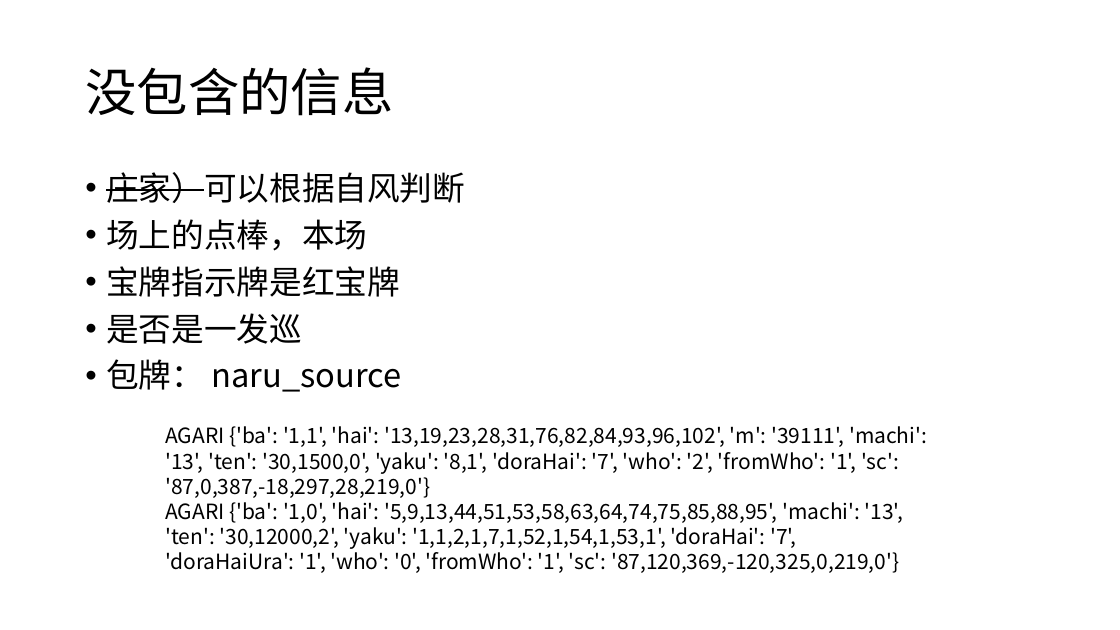
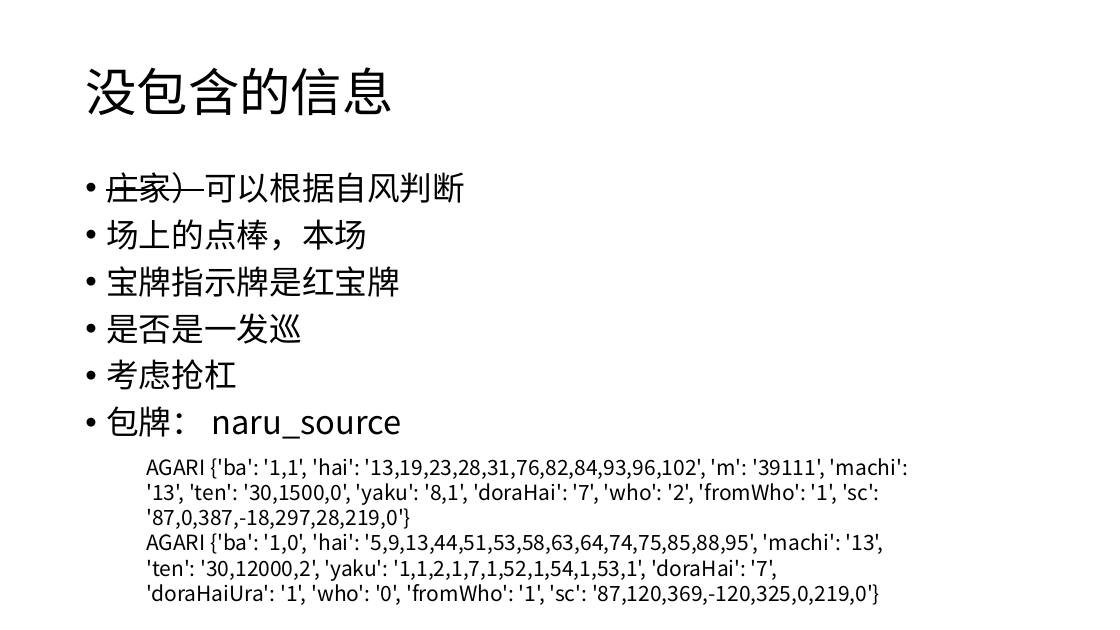
Before and after one commit to zyr17/mahjong, a slide deck: slide 6 of AI/FrostVer3.pptx. Drawn at 1120x630 pixels with LibreOffice and Linux fonts; fonts in the diff are those of the drawing. Boxes give left, top, right and bottom in pixels: in the first picture for what was removed or moved away, otherwise in the second. Text is boxed around its words. In the diff, an @@ line names an element or a change of style, - is before the commit and + after.

```diff
--- a/AI/FrostVer3.pptx
+++ b/AI/FrostVer3.pptx
@@ text at [106, 359, 237, 390]: paragraph added @@
+• 考虑抢杠
@@ text "AGARI {'ba': '1,1', 'hai': '13,19,23,28,31,76,82,84,93,96,10 ...": place and size @@
-text "AGARI {'ba': '1,1', 'hai': '13,19,23,28,31,76,82,84,93,96,10 ..." at [165, 426, 927, 573]
+text "AGARI {'ba': '1,1', 'hai': '13,19,23,28,31,76,82,84,93,96,10 ..." at [146, 458, 908, 605]
```
Also in this commit, not shown: 3 other slides changed, 2 slides added, 1 slide removed, 2 other files.
